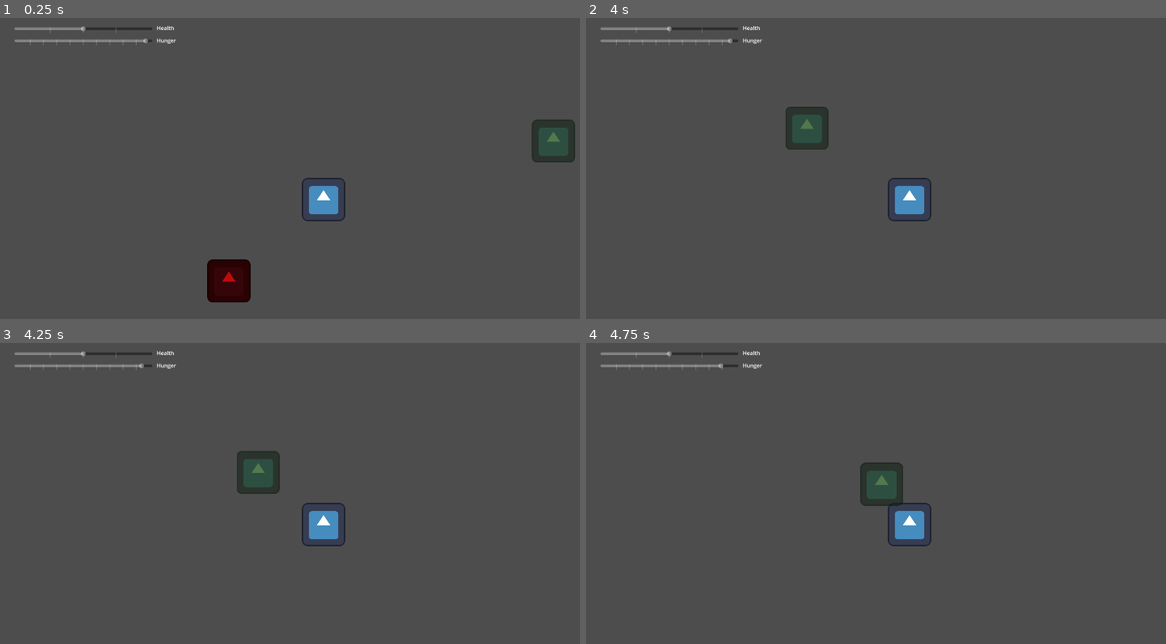
Above: before the commit, frames 1-4 (two rows, left to right).
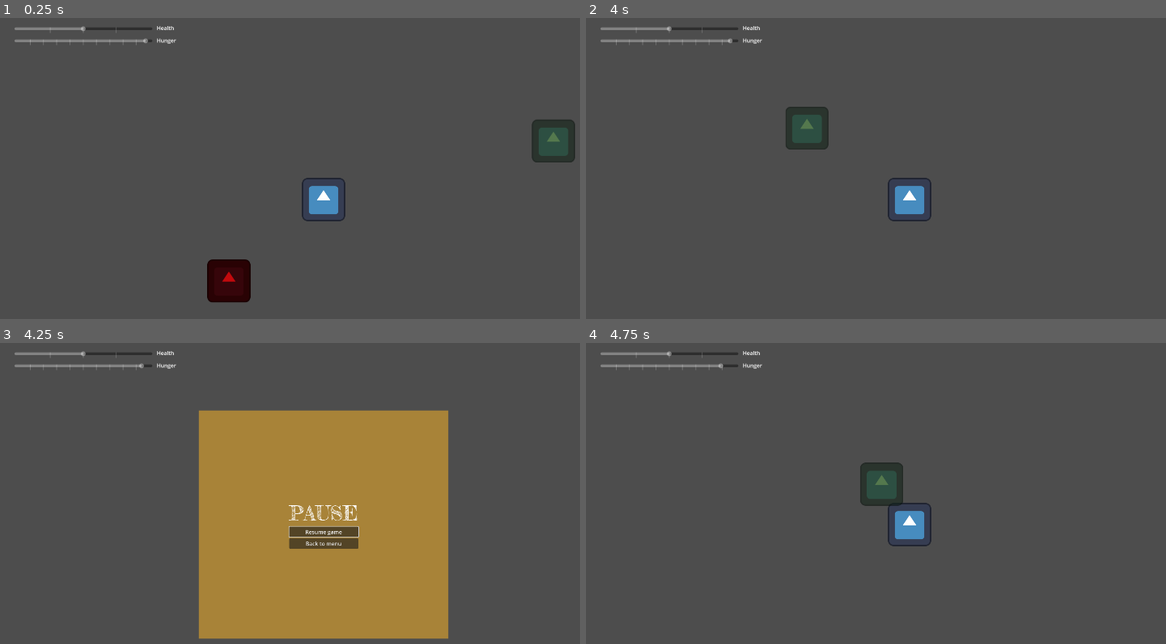
Above: after the commit, the same moments.

Repository: nialsiG/GMTK2024
Game: Godot game, scene res://scenes/world.tscn
Same seed, same stepped clock (60 frames per second), same inputs: the game is played once before the commit and once after it. The engine's default icon, where the game draws it, is replaced by a stand-in: a white triangle on a blue panel in a dark square.
Inputs (mouse positions are in pixels of both pictures, inside the frame that each line leads up to):
- Up to frame 1 (0.25 s): no input
- Up to frame 2 (4 s): tap Enter at 0.5 s; hold D (move_right) 0.53-1.28 s; tap , (miam) every 0.75 s from 0.6 to 3.6 s; hold S (move_down) 1.28-2.03 s; hold D (move_right) 2.03-2.78 s; tap Space at 2.75 s; hold W (move_up) 2.78-3.53 s; hold A (move_left) from 3.53 s (still down)
- Up to frame 3 (4.25 s): keep holding A (move_left); tap Escape (pause_unpause, bound only after the commit) at 4.15 s
- Up to frame 4 (4.75 s): release A (move_left) at 4.25 s; click (910, 532) at 4.25 s, where only the run after the commit has a clickable "Resume game"

Frames 1-2 are identical in both runs. In frame 3, 33% of the frame differs, in the area x 34-78%, y 22-99%; in frame 4, nothing differs.

Commit message:
pause/unpause

Diff:
--- a/Gmtk 2024/project.godot
+++ b/Gmtk 2024/project.godot
@@ -68,6 +68,12 @@
 , Object(InputEventKey,"resource_local_to_scene":false,"resource_name":"","device":-1,"window_id":0,"alt_pressed":false,"shift_pressed":false,"ctrl_pressed":false,"meta_pressed":false,"pressed":false,"keycode":0,"physical_keycode":81,"key_label":0,"unicode":97,"echo":false,"script":null)
 ]
 }
+pause_unpause={
+"deadzone": 0.5,
+"events": [Object(InputEventKey,"resource_local_to_scene":false,"resource_name":"","device":-1,"window_id":0,"alt_pressed":false,"shift_pressed":false,"ctrl_pressed":false,"meta_pressed":false,"pressed":false,"keycode":0,"physical_keycode":4194305,"key_label":0,"unicode":0,"echo":false,"script":null)
+, Object(InputEventKey,"resource_local_to_scene":false,"resource_name":"","device":-1,"window_id":0,"alt_pressed":false,"shift_pressed":false,"ctrl_pressed":false,"meta_pressed":false,"pressed":false,"keycode":0,"physical_keycode":80,"key_label":0,"unicode":112,"echo":false,"script":null)
+]
+}
 
 [rendering]
 
--- /dev/null
+++ b/Gmtk 2024/resources/labels/title2.tres
@@ -0,0 +1,8 @@
+[gd_resource type="LabelSettings" load_steps=2 format=3 uid="uid://coadgxydvrogy"]
+
+[ext_resource type="FontFile" uid="uid://cu62feaxfcqk8" path="res://assets/fonts/FrederickatheGreat-Regular.ttf" id="1_loupu"]
+
+[resource]
+line_spacing = 20.0
+font = ExtResource("1_loupu")
+font_size = 60
--- /dev/null
+++ b/Gmtk 2024/scenes/evolution_menu.tscn
@@ -0,0 +1,5 @@
+[gd_scene format=3 uid="uid://y4j8wtgf7p6k"]
+
+[node name="evolution_menu" type="Node"]
+
+[node name="CanvasLayer" type="CanvasLayer" parent="."]
--- /dev/null
+++ b/Gmtk 2024/scenes/pause_menu.tscn
@@ -0,0 +1,61 @@
+[gd_scene load_steps=3 format=3 uid="uid://6l4w61rf18jd"]
+
+[ext_resource type="Script" path="res://scripts/pause_menu.gd" id="1_4dify"]
+[ext_resource type="LabelSettings" uid="uid://coadgxydvrogy" path="res://resources/labels/title2.tres" id="2_3kwnb"]
+
+[node name="pause_menu" type="Control"]
+layout_mode = 3
+anchors_preset = 15
+anchor_right = 1.0
+anchor_bottom = 1.0
+grow_horizontal = 2
+grow_vertical = 2
+script = ExtResource("1_4dify")
+
+[node name="ColorRect" type="ColorRect" parent="."]
+layout_mode = 1
+anchors_preset = 8
+anchor_left = 0.5
+anchor_top = 0.5
+anchor_right = 0.5
+anchor_bottom = 0.5
+offset_left = -371.0
+offset_top = -339.0
+offset_right = 371.0
+offset_bottom = 339.0
+grow_horizontal = 2
+grow_vertical = 2
+color = Color(0.658824, 0.513726, 0.219608, 1)
+
+[node name="VBoxContainer" type="VBoxContainer" parent="."]
+layout_mode = 1
+anchors_preset = 8
+anchor_left = 0.5
+anchor_top = 0.5
+anchor_right = 0.5
+anchor_bottom = 0.5
+offset_left = -58.5
+offset_top = -33.0
+offset_right = 58.5
+offset_bottom = 33.0
+grow_horizontal = 2
+grow_vertical = 2
+
+[node name="Label" type="Label" parent="VBoxContainer"]
+layout_mode = 2
+text = "PAUSE"
+label_settings = ExtResource("2_3kwnb")
+horizontal_alignment = 1
+
+[node name="resume_button" type="Button" parent="VBoxContainer"]
+layout_mode = 2
+focus_neighbor_top = NodePath("../back_to_menu_button")
+text = "Resume game"
+
+[node name="back_to_menu_button" type="Button" parent="VBoxContainer"]
+layout_mode = 2
+focus_neighbor_bottom = NodePath("../resume_button")
+text = "Back to menu"
+
+[connection signal="pressed" from="VBoxContainer/resume_button" to="." method="_on_resume_button_pressed"]
+[connection signal="pressed" from="VBoxContainer/back_to_menu_button" to="." method="_on_back_to_menu_button_pressed"]
--- /dev/null
+++ b/Gmtk 2024/scenes/start_menu.tscn
@@ -0,0 +1,5 @@
+[gd_scene format=3 uid="uid://f0jqo5i07ilx"]
+
+[node name="start_menu" type="Node"]
+
+[node name="CanvasLayer" type="CanvasLayer" parent="."]
--- a/Gmtk 2024/scenes/world.tscn
+++ b/Gmtk 2024/scenes/world.tscn
@@ -1,7 +1,8 @@
-[gd_scene load_steps=5 format=3 uid="uid://cc2yitoqqnijk"]
+[gd_scene load_steps=6 format=3 uid="uid://cc2yitoqqnijk"]
 
 [ext_resource type="PackedScene" uid="uid://yfeq2kd77xiu" path="res://scenes/hud.tscn" id="1_4a0xm"]
 [ext_resource type="PackedScene" uid="uid://c3mp8p0p305a3" path="res://scenes/player.tscn" id="2_7khj7"]
+[ext_resource type="PackedScene" uid="uid://6l4w61rf18jd" path="res://scenes/pause_menu.tscn" id="2_uunlj"]
 [ext_resource type="Texture2D" uid="uid://djmcakjon4rh8" path="res://icon.svg" id="3_1ly6u"]
 [ext_resource type="PackedScene" uid="uid://q25xtiarjdfc" path="res://scenes/deinogalerix.tscn" id="4_2hyyi"]
 
@@ -10,6 +11,9 @@
 [node name="CanvasLayer" type="CanvasLayer" parent="."]
 
 [node name="hud" parent="CanvasLayer" instance=ExtResource("1_4a0xm")]
+
+[node name="pause_menu" parent="CanvasLayer" instance=ExtResource("2_uunlj")]
+visible = false
 
 [node name="Player" parent="." instance=ExtResource("2_7khj7")]
 position = Vector2(596, 366)
--- /dev/null
+++ b/Gmtk 2024/scripts/pause_menu.gd
@@ -0,0 +1,27 @@
+extends Control
+
+@onready var start_menu = "res://scenes/start_menu.tscn"
+
+static var is_paused: bool
+
+func _ready():
+	is_paused = true
+	pause_unpause()
+
+func _process(delta):
+	if Input.is_action_just_pressed("pause_unpause"):
+		pause_unpause()
+
+func pause_unpause():
+	if is_paused:
+		hide()
+	else:
+		show()
+		$VBoxContainer/resume_button.grab_focus()
+	is_paused = !is_paused
+
+func _on_resume_button_pressed():
+	pause_unpause()
+
+func _on_back_to_menu_button_pressed():
+	get_tree().change_scene_to_file(start_menu)
Binary file added: Gmtk 2024/assets/fonts/FrederickatheGreat-Regular.ttf
Not shown, added: Gmtk 2024/assets/fonts/FrederickatheGreat-Regular.ttf.import
